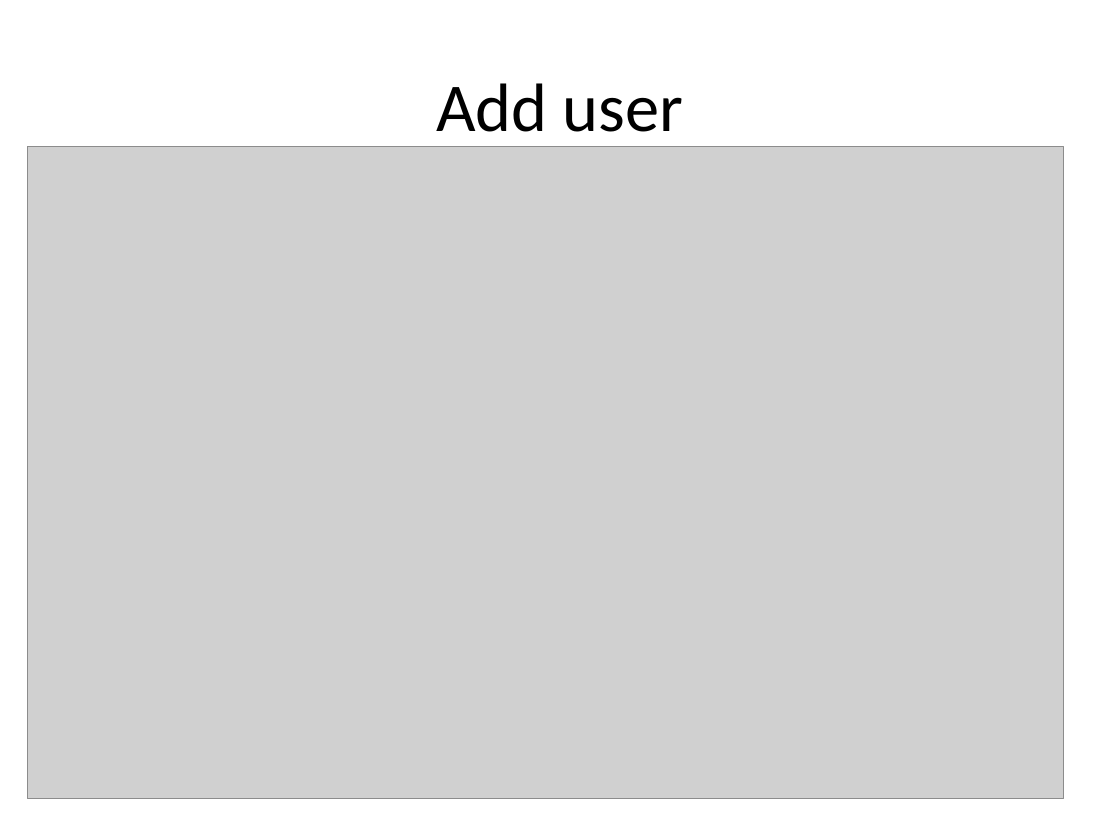
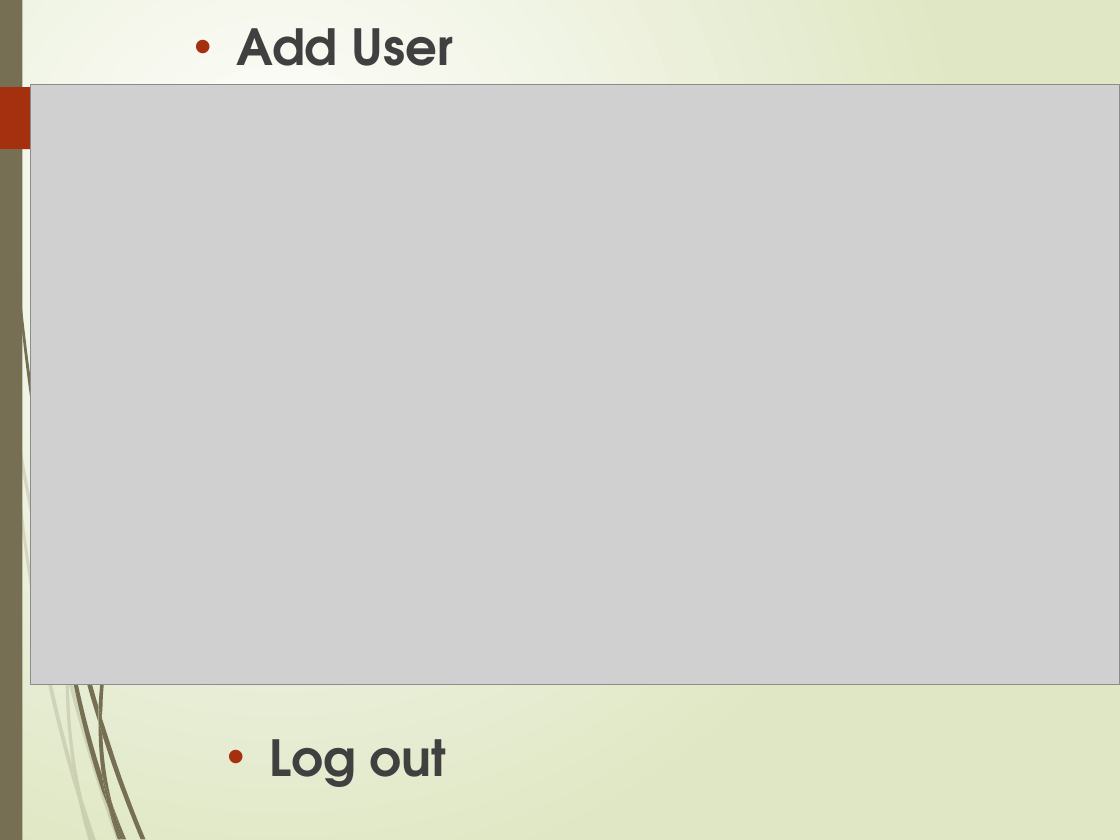
Before and after one commit to amitcharaya/CBDTWEB, a slide deck: slide 16 of CBDT ON NACH.pptx. Drawn at 1120x840 pixels with LibreOffice and Linux fonts; fonts in the diff are those of the drawing; grey boxes stand for pictures. Boxes give left, top, right and bottom in pixels: in the first picture for what was removed or moved away, otherwise in the second. Text is boxed around its words. In the diff, an @@ line names an element or a change of style, - is before the commit and + after.

```diff
--- a/CBDT ON NACH.pptx
+++ b/CBDT ON NACH.pptx
@@ background #FFFFFF to gradient #FFFFFF to #DFE8C4 @@
@@ rectangle added at [0, 0, 22, 840], fill #766F54 @@
@@ text "Add User" at [236, 28, 454, 87]: vertical alignment middle to top @@
@@ text at [236, 28, 454, 87]: text changed; size 44 to 32 pt; font Calibri to TeX Gyre Adventor; text colour #000000 to #404040; bold on @@
-Add user
+• Add User
@@ freeform shape added at [0, 87, 167, 150], fill #A53010 @@
@@ picture: place and size @@
-picture at [27, 147, 1063, 799]
+picture at [31, 85, 1120, 684]
@@ text added at [269, 739, 447, 787], 32 pt, text #404040, bold @@
+• Log out
@@ group added at [0, 316, 120, 840]: 9 freeform shapes @@
@@ group added at [2, 0, 242, 840]: 10 freeform shapes @@
```
Also in this commit, not shown: 12 other slides changed, 10 slides added, 10 slides removed, 4 other files.
